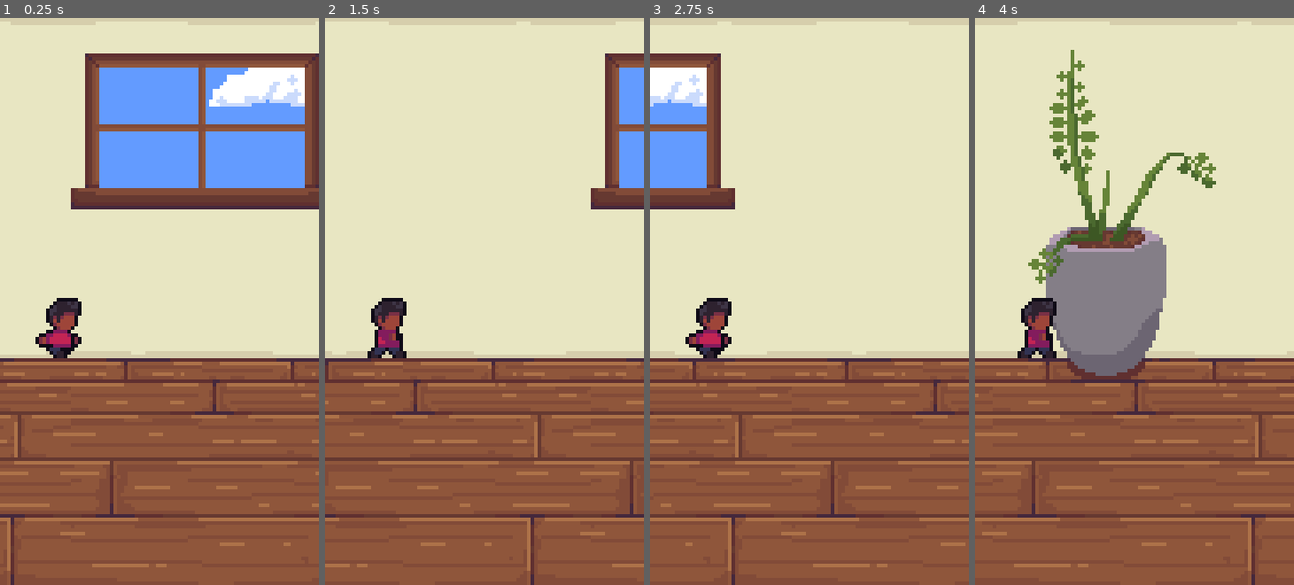
Above: before the commit, frames 1-4 (left to right).
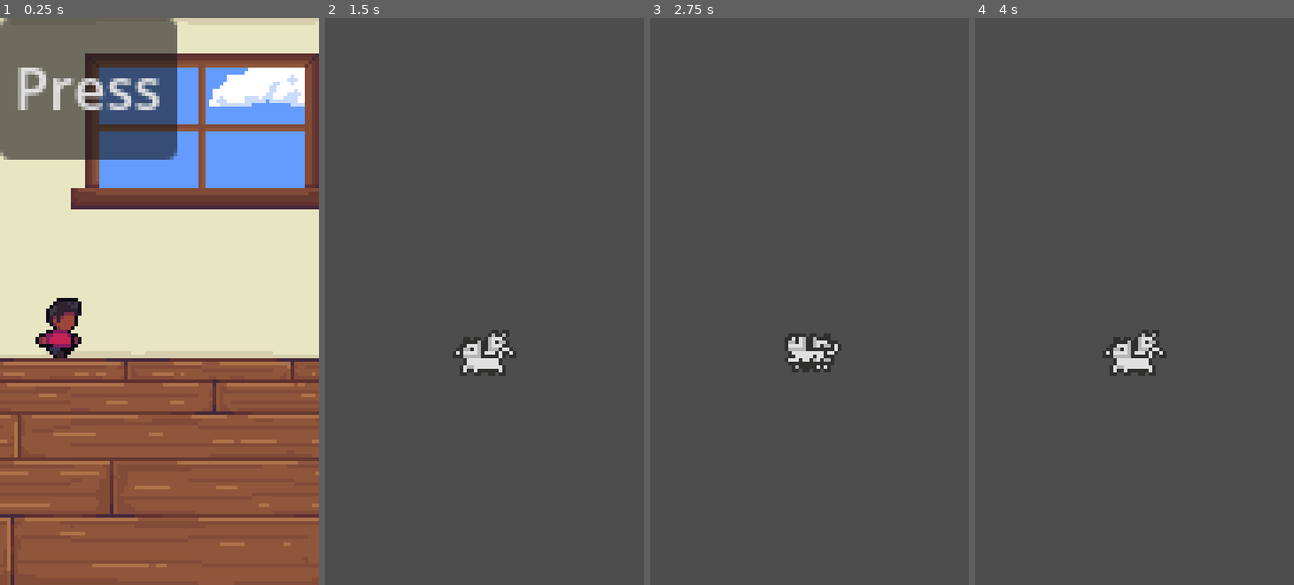
Above: after the commit, the same moments.

Repository: Maksim3l/PixelCats-Go
Game: Godot game, scene res://app.tscn
Same seed, same stepped clock (60 frames per second), same inputs: the game is played once before the commit and once after it.
Inputs (mouse positions are in pixels of both pictures, inside the frame that each line leads up to):
- Up to frame 1 (0.25 s): no input
- Up to frame 2 (1.5 s): click (414, 86) at 0.5 s, where only the run after the commit has a clickable "Press"
- Up to frame 3 (2.75 s): no input
- Up to frame 4 (4 s): no input

The runs differ from the first frame. In frame 1, 14% of the frame differs, in the area x 0-56%, y 0-25%; in frame 2, 100%, in the area x 0-100%, y 0-100%; in frame 3, 100%; in frame 4, 100%.

Commit message:
Added scene for cats running towards eachother

Diff:
--- a/app.tscn
+++ b/app.tscn
@@ -7,6 +7,7 @@
 [ext_resource type="Script" uid="uid://b6oe1ot2ejq3s" path="res://calculate_bg.gd" id="5_5oejy"]
 [ext_resource type="Script" uid="uid://ctjyh76sb71o2" path="res://player.gd" id="5_atqe7"]
 [ext_resource type="Texture2D" uid="uid://bbxust6tjsc1n" path="res://characters/main/temp.png" id="5_v7vdx"]
+[ext_resource type="Script" uid="uid://d032refjnrrqh" path="res://button.gd" id="8_5oejy"]
 
 [sub_resource type="AtlasTexture" id="AtlasTexture_v7vdx"]
 atlas = ExtResource("1_qbwvd")
@@ -172,5 +173,16 @@
 position = Vector2(0.5, 8)
 shape = SubResource("RectangleShape2D_gjbw5")
 
+[node name="HBoxContainer" type="HBoxContainer" parent="Organizer"]
+offset_right = 40.0
+offset_bottom = 40.0
+
+[node name="Button" type="Button" parent="Organizer/HBoxContainer"]
+layout_mode = 2
+text = "Press"
+script = ExtResource("8_5oejy")
+
 [node name="Camera2D" type="Camera2D" parent="."]
 script = ExtResource("2_qbwvd")
+
+[connection signal="pressed" from="Organizer/HBoxContainer/Button" to="Organizer/HBoxContainer/Button" method="_on_pressed"]
--- /dev/null
+++ b/button.gd
@@ -0,0 +1,19 @@
+extends Button
+
+var simultaneous_scene = preload("res://scenes/merge.tscn").instantiate()
+
+
+
+# Called when the node enters the scene tree for the first time.
+func _ready() -> void:
+	pass # Replace with function body.
+
+
+# Called every frame. 'delta' is the elapsed time since the previous frame.
+func _process(delta: float) -> void:
+	pass
+
+
+func _on_pressed() -> void:
+	print("Connect")
+	get_tree().change_scene_to_file("res://scenes/merge.tscn")
--- a/project.godot
+++ b/project.godot
@@ -50,5 +50,6 @@
 
 [rendering]
 
+textures/canvas_textures/default_texture_filter=0
 renderer/rendering_method="gl_compatibility"
 renderer/rendering_method.mobile="gl_compatibility"
--- /dev/null
+++ b/scenes/cat1.gd
@@ -0,0 +1,14 @@
+extends AnimatedSprite2D
+
+const SPEED = 60
+# Called when the node enters the scene tree for the first time.
+func _ready() -> void:
+	pass # Replace with function body.
+
+
+# Called every frame. 'delta' is the elapsed time since the previous frame.
+func _process(delta: float) -> void:
+	if position.x < 0:
+		position.x += SPEED * delta
+	elif position.x > 0:
+		position.x -= SPEED * delta
--- /dev/null
+++ b/scenes/merge.tscn
@@ -0,0 +1,82 @@
+[gd_scene load_steps=10 format=3 uid="uid://c2fjhhfsjexs2"]
+
+[ext_resource type="Texture2D" uid="uid://delb6g54k0hna" path="res://assets/sprites/Cat Sprite Sheet.png" id="1_ef75t"]
+[ext_resource type="Script" uid="uid://qr65c1vuovmv" path="res://scenes/cat1.gd" id="2_6t3t7"]
+
+[sub_resource type="AtlasTexture" id="AtlasTexture_6t3t7"]
+atlas = ExtResource("1_ef75t")
+region = Rect2(0, 128, 32, 32)
+
+[sub_resource type="AtlasTexture" id="AtlasTexture_6u5my"]
+atlas = ExtResource("1_ef75t")
+region = Rect2(32, 128, 32, 32)
+
+[sub_resource type="AtlasTexture" id="AtlasTexture_mbhl0"]
+atlas = ExtResource("1_ef75t")
+region = Rect2(64, 128, 32, 32)
+
+[sub_resource type="AtlasTexture" id="AtlasTexture_33h80"]
+atlas = ExtResource("1_ef75t")
+region = Rect2(96, 128, 32, 32)
+
+[sub_resource type="AtlasTexture" id="AtlasTexture_58pvd"]
+atlas = ExtResource("1_ef75t")
+region = Rect2(128, 128, 32, 32)
+
+[sub_resource type="SpriteFrames" id="SpriteFrames_fp2t0"]
+animations = [{
+"frames": [{
+"duration": 1.0,
+"texture": SubResource("AtlasTexture_6t3t7")
+}, {
+"duration": 1.0,
+"texture": SubResource("AtlasTexture_6u5my")
+}, {
+"duration": 1.0,
+"texture": SubResource("AtlasTexture_mbhl0")
+}, {
+"duration": 1.0,
+"texture": SubResource("AtlasTexture_33h80")
+}, {
+"duration": 1.0,
+"texture": SubResource("AtlasTexture_58pvd")
+}],
+"loop": true,
+"name": &"default",
+"speed": 10.0
+}]
+
+[sub_resource type="CircleShape2D" id="CircleShape2D_qmgpl"]
+radius = 7.0
+
+[node name="Merge" type="Node2D"]
+
+[node name="CharacterBody2D" type="CharacterBody2D" parent="."]
+
+[node name="Cat1" type="AnimatedSprite2D" parent="CharacterBody2D"]
+position = Vector2(-23, 4)
+sprite_frames = SubResource("SpriteFrames_fp2t0")
+autoplay = "default"
+frame = 4
+frame_progress = 0.0394774
+script = ExtResource("2_6t3t7")
+
+[node name="CollisionShape2D" type="CollisionShape2D" parent="CharacterBody2D"]
+position = Vector2(-24, 16)
+shape = SubResource("CircleShape2D_qmgpl")
+
+[node name="Camera2D" type="Camera2D" parent="."]
+
+[node name="CharacterBody2D2" type="CharacterBody2D" parent="."]
+
+[node name="Cat2" type="AnimatedSprite2D" parent="CharacterBody2D2"]
+position = Vector2(24, 5)
+sprite_frames = SubResource("SpriteFrames_fp2t0")
+autoplay = "default"
+frame_progress = 0.503446
+flip_h = true
+script = ExtResource("2_6t3t7")
+
+[node name="CollisionShape2D2" type="CollisionShape2D" parent="CharacterBody2D2"]
+position = Vector2(23, 15)
+shape = SubResource("CircleShape2D_qmgpl")
Not shown: 1 places in app.tscn that only renumber resources
Binary file added: assets/sprites/Cat Sprite Sheet.png
Not shown, added: assets/sprites/Cat Sprite Sheet.png.import
Not shown, added: button.gd.uid
Not shown, added: scenes/cat1.gd.uid
Not shown, added: scenes/merge.tscn2764828470.tmp
Not shown, added: scenes/merge.tscn2780492012.tmp
Not shown, added: scenes/merge.tscn2831162246.tmp
Not shown, added: scenes/merge.tscn2969203931.tmp
